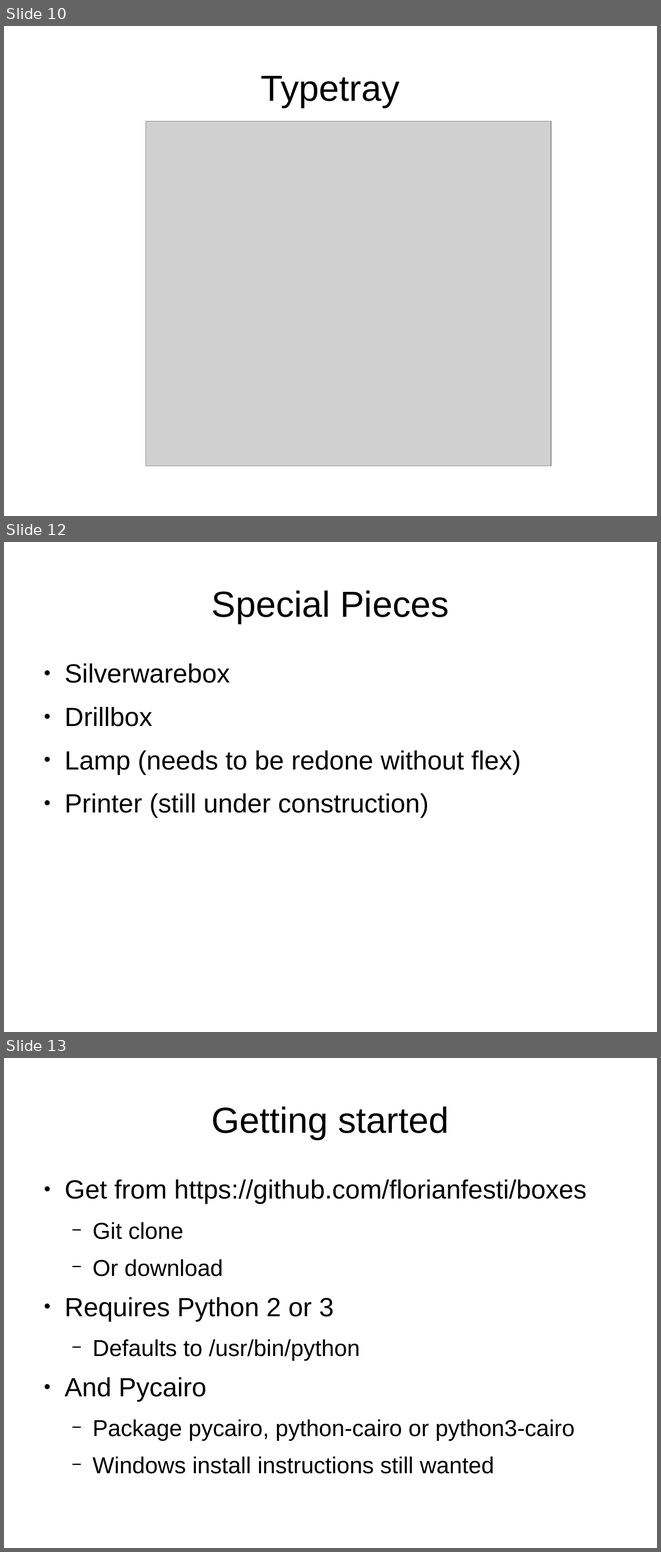
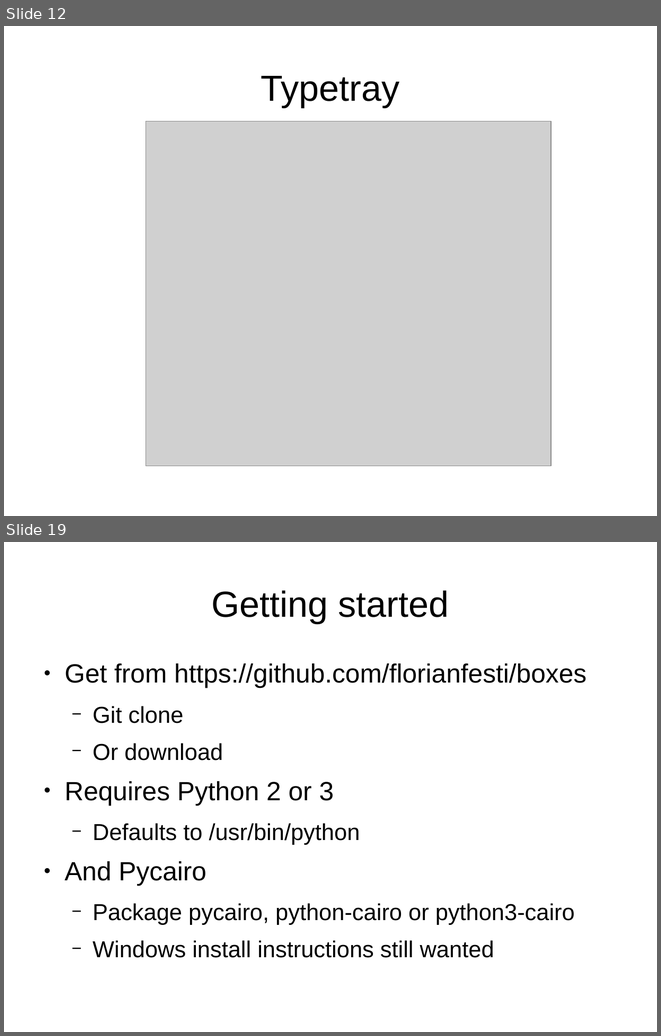
Before and after one commit to florianfesti/boxes, a slide deck: presentation.odp. Shown one above the other, each under a label of ours: slides 10, 12 and 13 before the commit, slides 12 and 19 after it; the slides between them are not shown. The pictures are 661x1552 and 661x1036 pixels, drawn with LibreOffice and Linux fonts; fonts in the diff are those of the drawing; grey boxes stand for pictures. Boxes give left, top, right and bottom in pixels: in the first picture for what was removed or moved away, otherwise in the second. Text is boxed around its words. In the diff, an @@ line names an element or a change of style, - is before the commit and + after.

```diff
--- a/presentation.odp
+++ b/presentation.odp
@@ slide 12 removed at (4, 542, 657, 1032), background #FFFFFF @@
@@ title removed at (212, 590, 449, 623) @@
-Special Pieces
@@ text removed at (64, 663, 521, 818) @@
-● Silverwarebox
-● Drillbox
-● Lamp (needs to be redone without flex)
-● Printer (still under construction)
@@ what was slide 10 is now slide 12 @@
@@ what was slide 13 is now slide 19 @@
```
Also in this commit, not shown: 4 slides changed, 10 slides added, 1 other slide removed.
